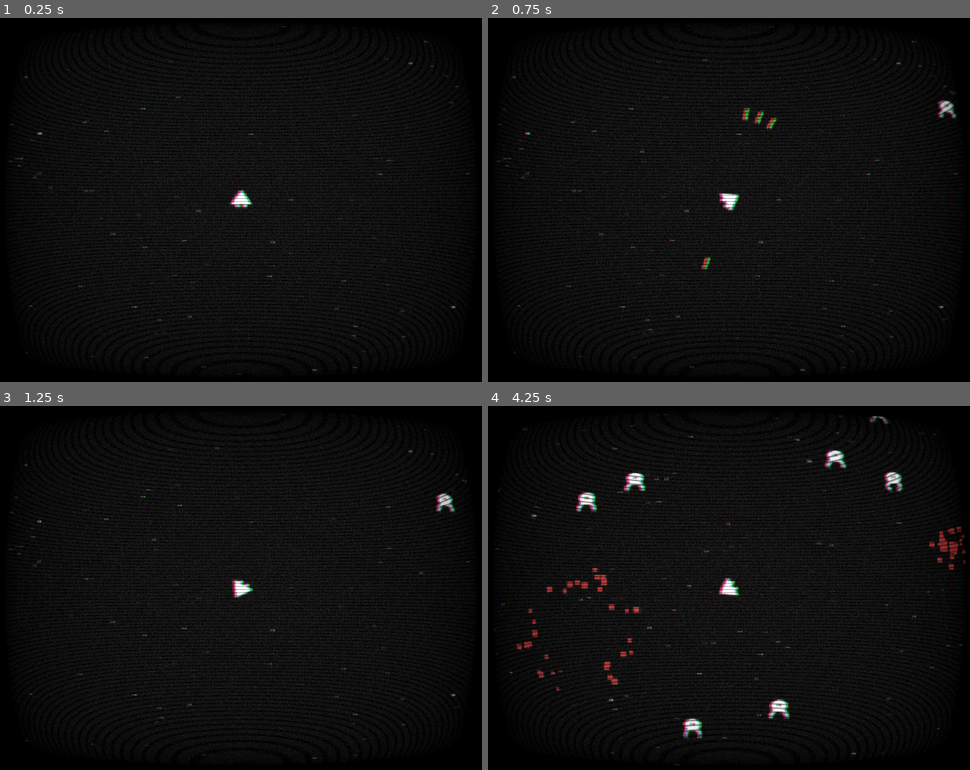
Above: before the commit, frames 1-4 (two rows, left to right).
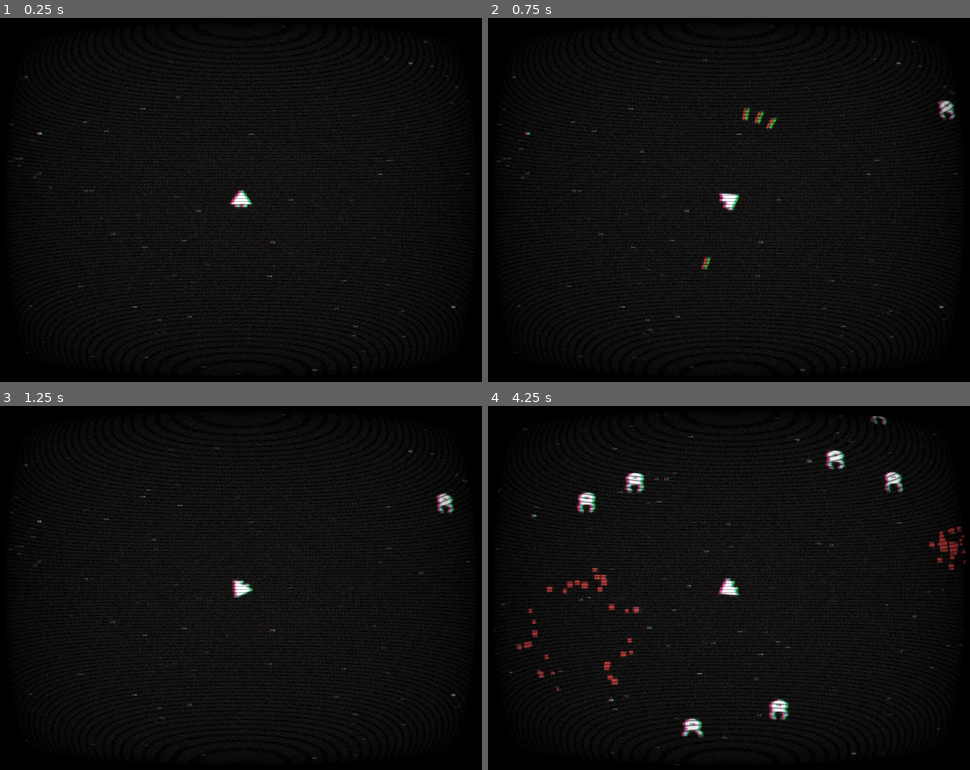
Above: after the commit, the same moments.

Repository: saveas/Kosmos
Game: Godot game, scene res://Scenes/World.tscn
The game is run twice, just before and just after one commit, with the same random seed, the same clock (stepped at 60 frames per second) and the same inputs.
Inputs:
- Up to frame 1 (0.25 s): no input
- Up to frame 2 (0.75 s): hold Right (ui_right) from 0.53 s (still down); tap Z (shoot) at 0.6 s
- Up to frame 3 (1.25 s): keep holding Right (ui_right)
- Up to frame 4 (4.25 s): release Right (ui_right) at 1.28 s; hold Down (ui_down) 1.28-2.03 s; tap Z (shoot) every 0.75 s from 1.35 to 3.6 s; hold Right (ui_right) 2.03-2.78 s; hold Up (ui_up) 2.78-3.53 s; hold Left (ui_left) from 3.53 s (still down)

Frame 1 is identical in both runs. In frame 2, less than 0.1% of the frame differs, in the area x 93-98%, y 25-29%; in frame 3, less than 0.1%; in frame 4, 0.3%, in the area x 18-87%, y 3-92%.

Commit message:
enemies now collide with each other

Diff:
--- a/Scenes/Enemy.tscn
+++ b/Scenes/Enemy.tscn
@@ -32,7 +32,7 @@
 
 [node name="Enemy" type="KinematicBody2D"]
 collision_layer = 4
-collision_mask = 3
+collision_mask = 7
 script = ExtResource( 2 )
 
 [node name="CollisionShape2D" type="CollisionShape2D" parent="."]
@@ -44,5 +44,5 @@
 scale = Vector2( 1, 1.0625 )
 frames = SubResource( 5 )
 animation = "idle"
-frame = 1
+frame = 2
 playing = true
